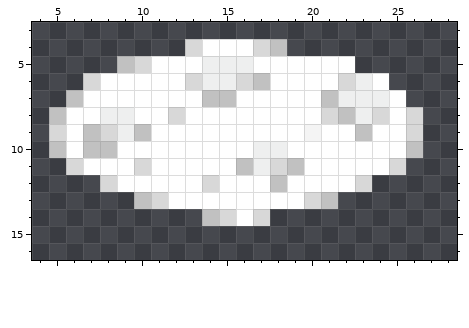
Pixel-art sprite: Resources/Textures/_CP14/Structures/Specific/Alchemy/alchemy_vat.rsi/liq6.png. This is how it looked before the edit.
The file is 32x32 pixels. Shown: x 4..28, y 3..16. The old version is drawn lined up with the new one.
After:
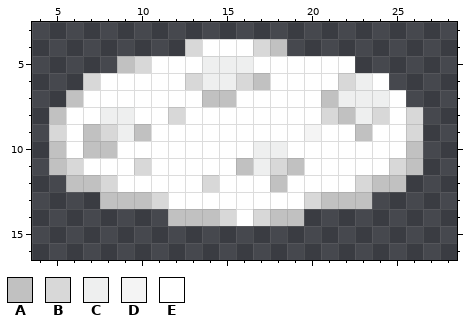
Palette (. is transparent): A #c1c1c1  B #d8d8d8  C #eeefef  D #f4f4f4  E #ffffff
What changed:
whole drawing moved by +0,-2 (the old picture is shown already moved)
@@ x 4..28 @@
 10 .AEAAEEEEEEEECCEEEEEEEA..
-11 ..BEEEBEEEEEACBAEEEEEB...
-12 ....BEEEEEBEEEAEEEEB.....
-13 ......ABEEEEEEEEBA.......
-14 ..........ABEB...........
+11 .ABEEEBEEEEEACBAEEEEEBA..
+12 ..AABEEEEEBEEEAEEEEBAA...
+13 ....AAABEEEEEEEEBAAA.....
+14 ........AAABEBAA.........
 15 .........................
